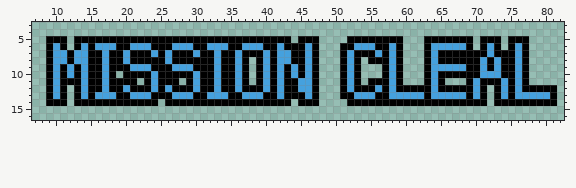
Edited in one commit: pixel-art file (Assets/Resource/Aseprite/Mission Clear.aseprite). That is the earlier state.
90x20 pixels, 1 frame. Shown: x 7..82, y 3..16.
The same view after the edit:
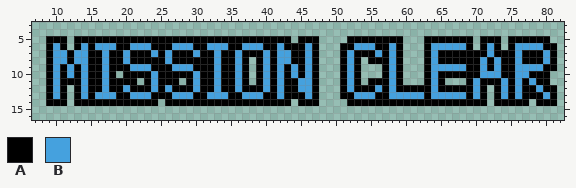
Palette (. is transparent): A #000000  B #45a1de
From old to new:
The edit adds colour A in row 5 at x 78 to 80; in row 6 at x 80 to 81; in rows 7 to 8 at x 78 to 79 and 81; in row 9 at x 80 to 81; in row 10 at x 78 to 80; in row 11 at x 79 to 80.
Colour B gives way to colour A in row 13 at x 77 to 79.
The edit adds colour B in row 6 at x 78 to 79; in rows 7 to 8 at x 80; in row 9 at x 78 to 79; in row 11 at x 78.
Colour A gives way to colour B in row 6 at x 77; in rows 9 to 10 at x 77; in row 12 at x 79.
The edit erases colour A in row 14 at x 78.
